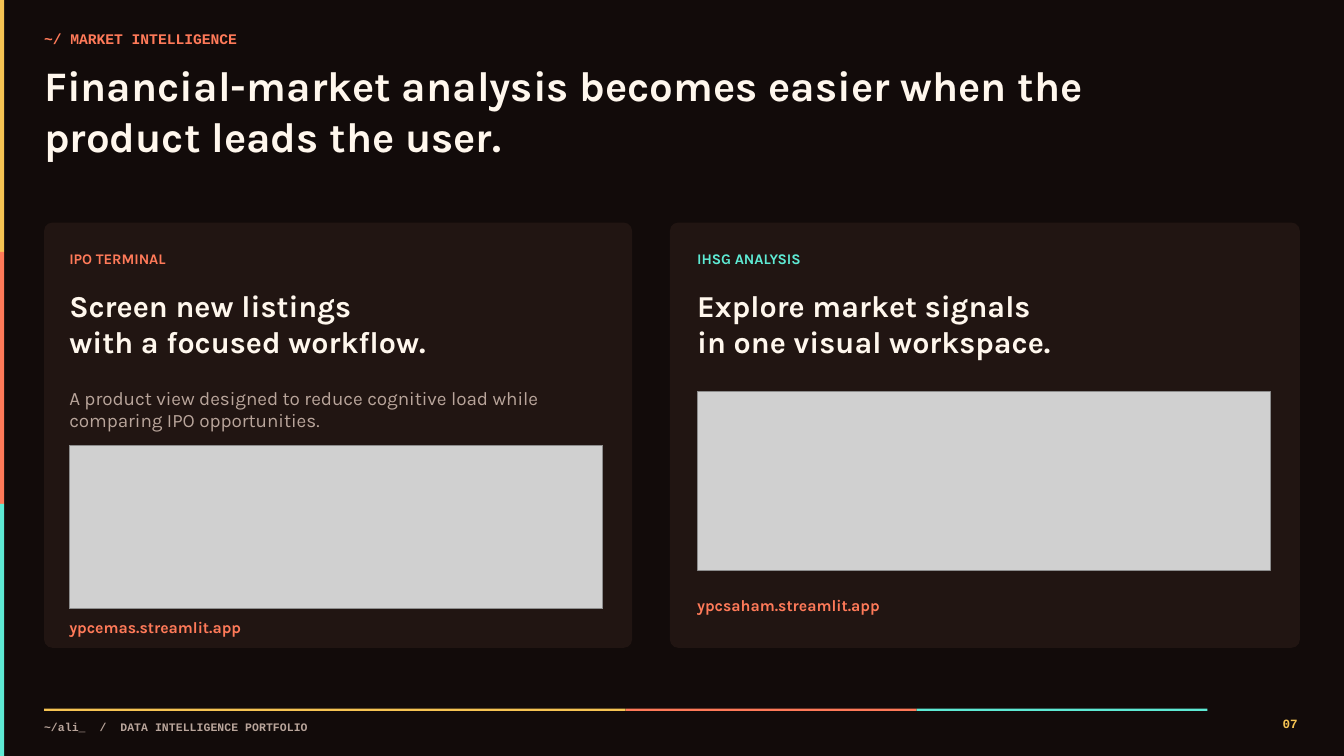
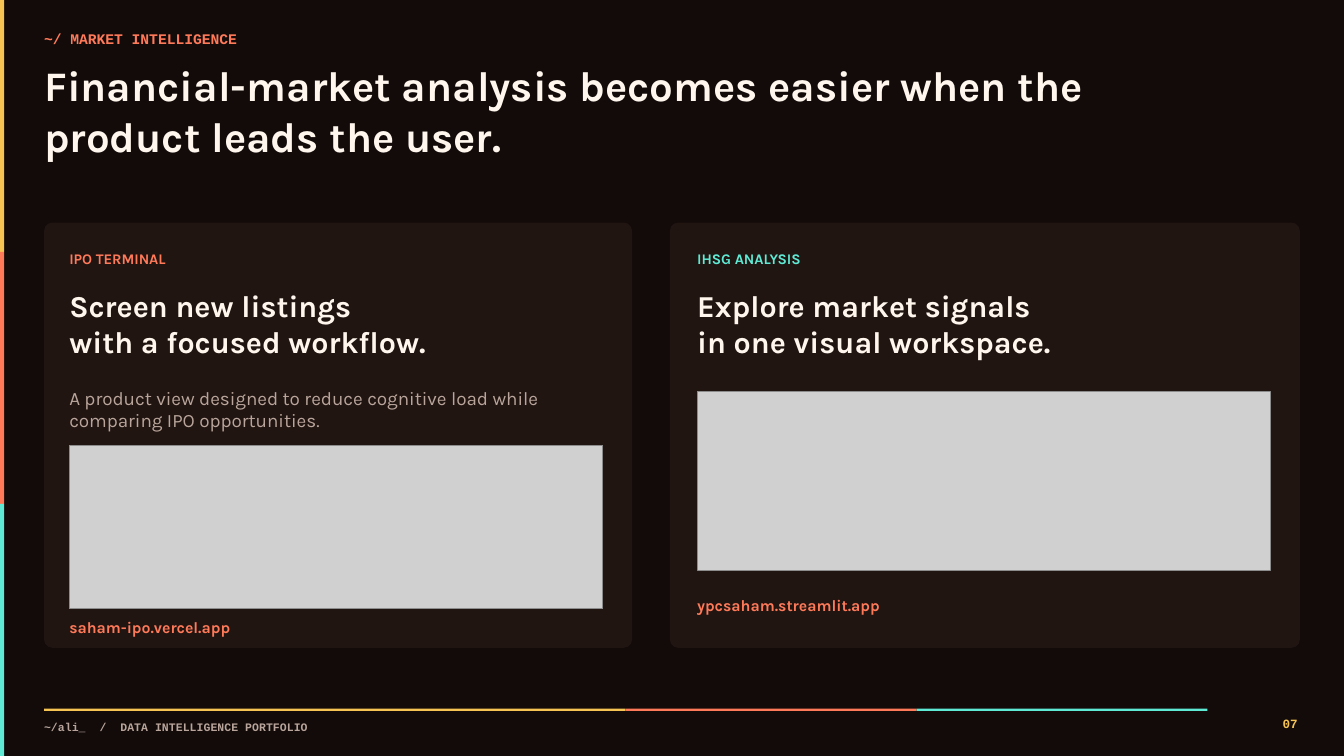
Before and after one commit to akbaralqahri/portofolio, a slide deck: slide 7 of outputs/Muhammad_Ali_Akbar_Al-Qahri_Portfolio.pptx. Drawn at 1344x756 pixels with LibreOffice and Linux fonts; fonts in the diff are those of the drawing; grey boxes stand for pictures. Boxes give left, top, right and bottom in pixels: in the first picture for what was removed or moved away, otherwise in the second. Text is boxed around its words. In the diff, an @@ line names an element or a change of style, - is before the commit and + after.

```diff
--- a/outputs/Muhammad_Ali_Akbar_Al-Qahri_Portfolio.pptx
+++ b/outputs/Muhammad_Ali_Akbar_Al-Qahri_Portfolio.pptx
@@ text at [69, 622, 230, 637]: text changed @@
-ypcemas.streamlit.app
+saham-ipo.vercel.app
```
Also in this commit, not shown: 1 other slide changed, 39 other files.
